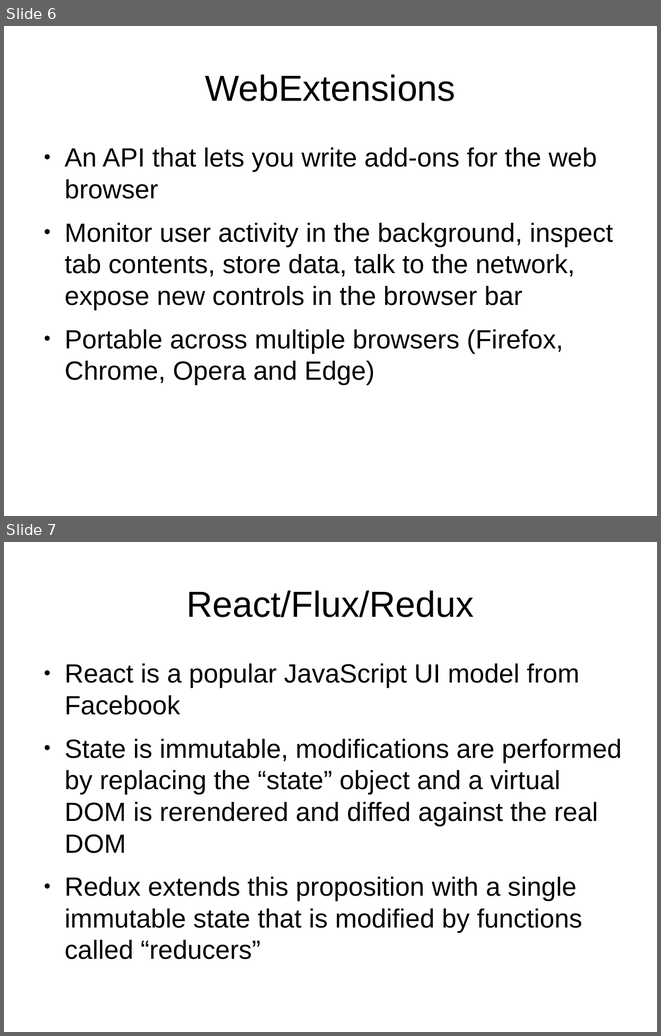
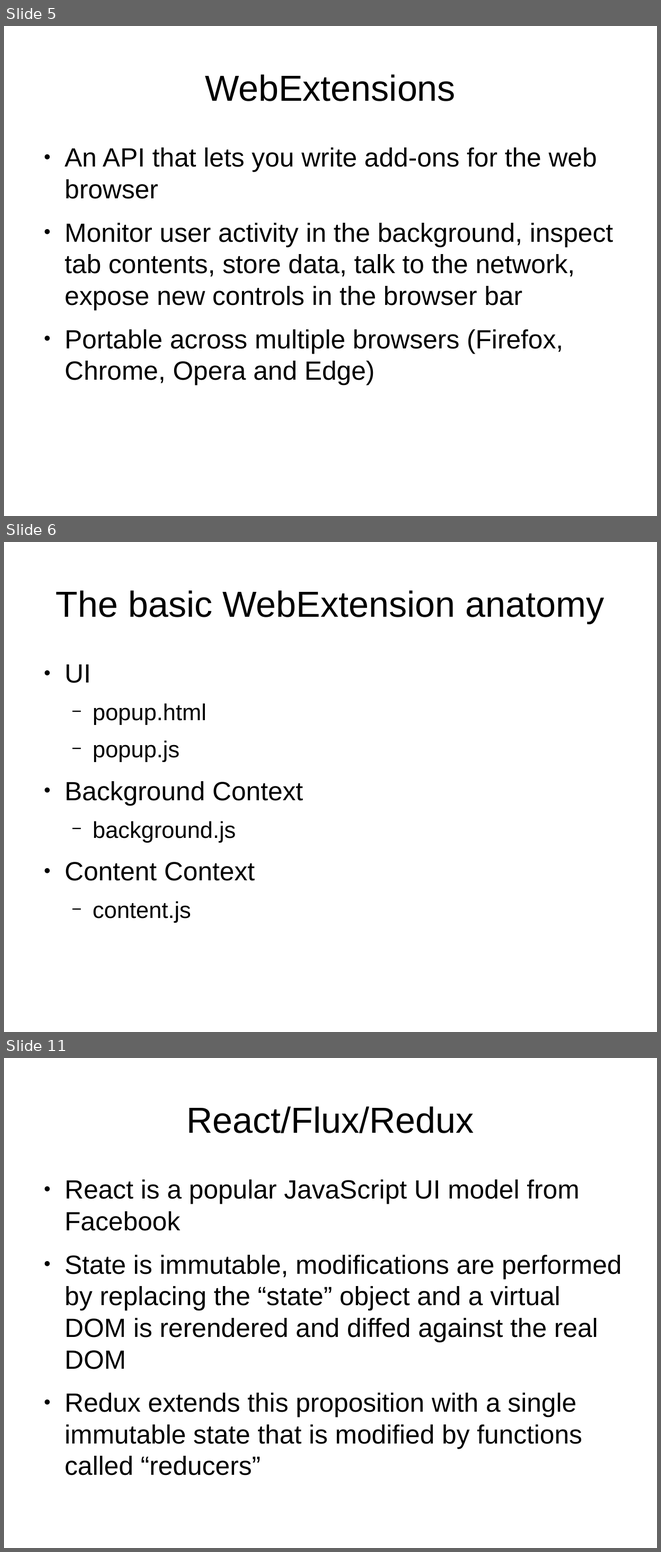
Before and after one commit to filterbubbler/java-tour-slides, a slide deck: java-talk.odp. Shown one above the other, each under a label of ours: slides 6 and 7 before the commit, slides 5, 6 and 11 after it; the slides between them are not shown. The pictures are 661x1036 and 661x1552 pixels, drawn with LibreOffice and Linux fonts; fonts in the diff are those of the drawing. Boxes give left, top, right and bottom in pixels: in the first picture for what was removed or moved away, otherwise in the second. Text is boxed around its words. In the diff, an @@ line names an element or a change of style, - is before the commit and + after.

```diff
--- a/java-talk.odp
+++ b/java-talk.odp
@@ slide 6 added at [4, 542, 657, 1032], background #FFFFFF @@
@@ title added at [56, 590, 604, 623], 44 pt, text #000000 @@
+The basic WebExtension anatomy
@@ text added at [64, 664, 303, 923], 28 pt, text #000000 @@
+● UI
+  − popup.html
+  − popup.js
+● Background Context
+  − background.js
+● Content Context
+  − content.js
@@ what was slide 6 is now slide 5 @@
@@ what was slide 7 is now slide 11 @@
```
Also in this commit, not shown: 1 slide changed, 10 other slides added, 2 slides removed, 1 other file.
